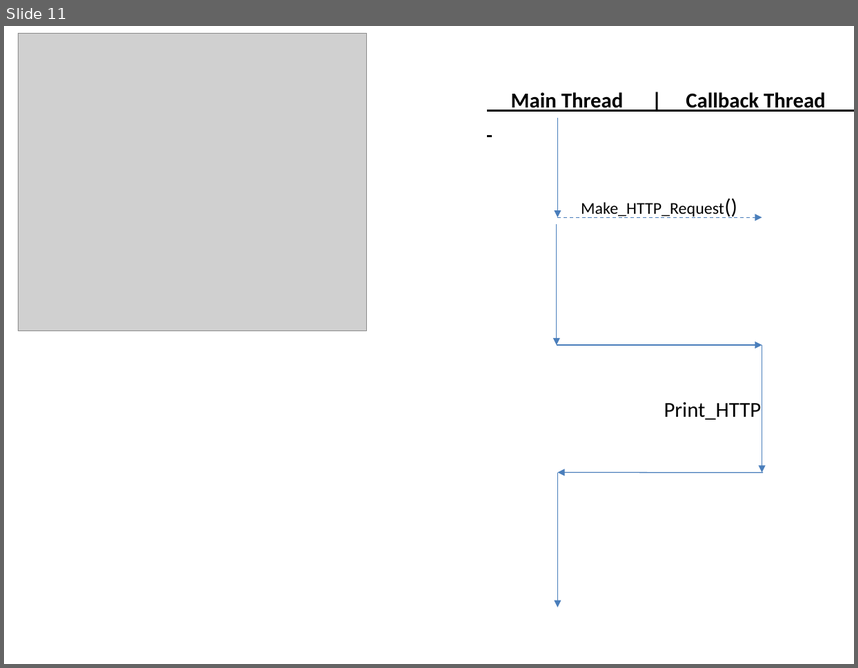
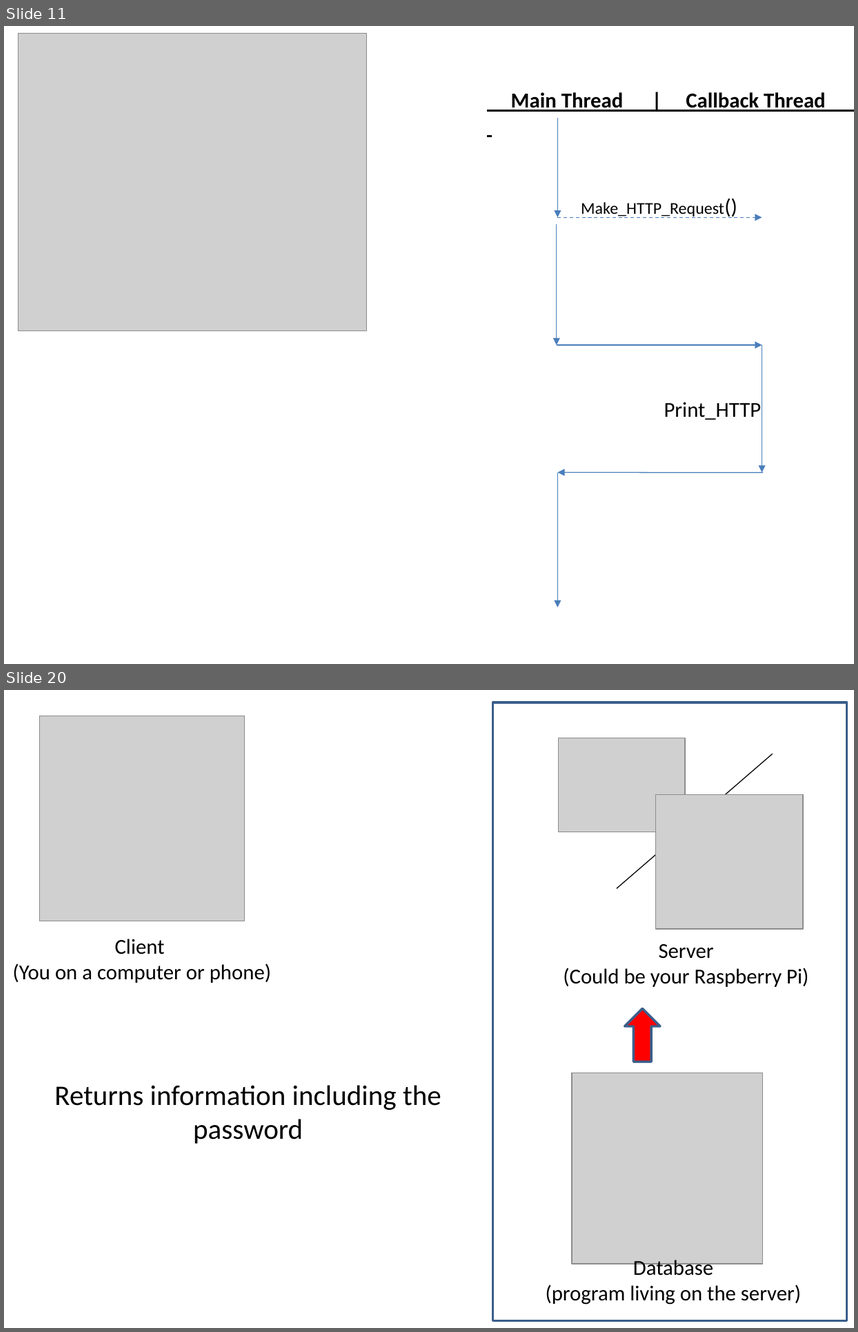
Before and after one commit to uwmadisonieee/Tutorials, a slide deck: Servers/Servers and Databases.pptx. Shown one above the other, each under a label of ours: slide 11 before the commit, slides 11 and 20 after it; the slides between them are not shown. The pictures are 858x668 and 858x1332 pixels, drawn with LibreOffice and Linux fonts; fonts in the diff are those of the drawing; grey boxes stand for pictures. Boxes give left, top, right and bottom in pixels: in the first picture for what was removed or moved away, otherwise in the second. Text is boxed around its words. In the diff, an @@ line names an element or a change of style, - is before the commit and + after.

Commit message:
updated Servers presentation

```diff
--- a/Servers/Servers and Databases.pptx
+++ b/Servers/Servers and Databases.pptx
@@ slide 20 added at [4, 690, 854, 1328], background #FFFFFF @@
@@ rectangle added at [493, 702, 847, 1321], outline #3A5F8C 2 pt @@
@@ picture added at [40, 716, 245, 920] @@
@@ picture added at [558, 738, 685, 831] @@
@@ line added from (617, 888) to (773, 753), #000000 0.75 pt @@
@@ picture added at [656, 795, 803, 929] @@
@@ text added at [13, 938, 271, 983], 18 pt, text #000000 @@
+Client
+(You on a computer or phone)
@@ text added at [563, 944, 809, 987], 18 pt, text #000000 @@
+Server
+(Could be your Raspberry Pi)
@@ right arrow added at [624, 1009, 660, 1061], fill #FF0000, outline #3A5F8C 2 pt @@
@@ picture added at [572, 1072, 763, 1264] @@
@@ text added at [54, 1085, 441, 1143], 24 pt, text #000000 @@
+Returns information including the password
@@ text added at [546, 1259, 801, 1304], 18 pt, text #000000 @@
+Database
+(program living on the server)
```
Also in this commit, not shown: 3 slides changed, 36 other slides added, 1 other file.
